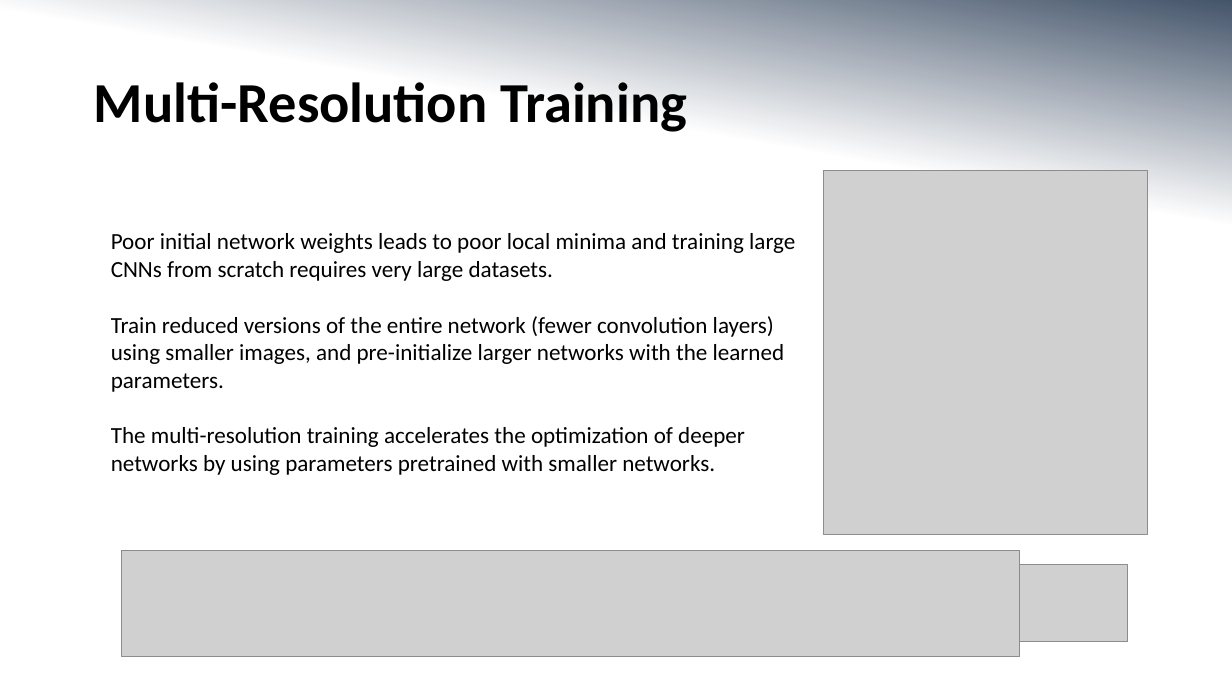
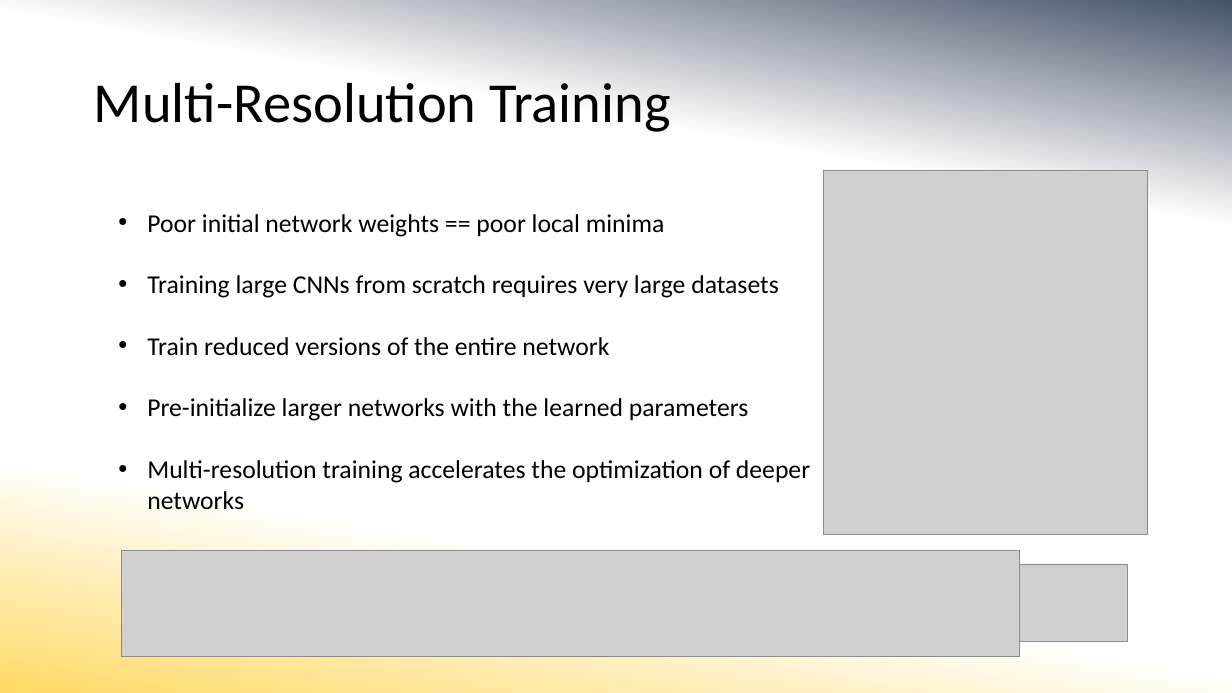
Before and after one commit to MorganMWJ/sem1020-paper-presentations, a slide deck: slide 7 of dr_slides.pptx. Drawn at 1232x693 pixels with LibreOffice and Linux fonts; fonts in the diff are those of the drawing; grey boxes stand for pictures. Boxes give left, top, right and bottom in pixels: in the first picture for what was removed or moved away, otherwise in the second. Text is boxed around its words. In the diff, an @@ line names an element or a change of style, - is before the commit and + after.

```diff
--- a/dr_slides.pptx
+++ b/dr_slides.pptx
@@ background gradient #44546A to #FFFFFF to gradient #44546A to #FFFFFF to #FFD966 @@
@@ title "Multi-Resolution Training" at box(94, 82, 670, 132): bold off @@
@@ text at box(147, 214, 810, 510): text changed; size 18 to 20 pt @@
-Poor initial network weights leads to poor local minima and training large CNNs from scratch requires very large datasets.
-Train reduced versions of the entire network (fewer convolution layers) using smaller images, and pre-initialize larger networks with the learned parameters.
-The multi-resolution training accelerates the optimization of deeper networks by using parameters pretrained with smaller networks.
+• Poor initial network weights == poor local minima
+• Training large CNNs from scratch requires very large datasets
+• Train reduced versions of the entire network
+• Pre-initialize larger networks with the learned parameters
+• Multi-resolution training accelerates the optimization of deeper networks
```
Also in this commit, not shown: 12 other slides changed, 2 slides added, 1 slide removed, 1 other file.
